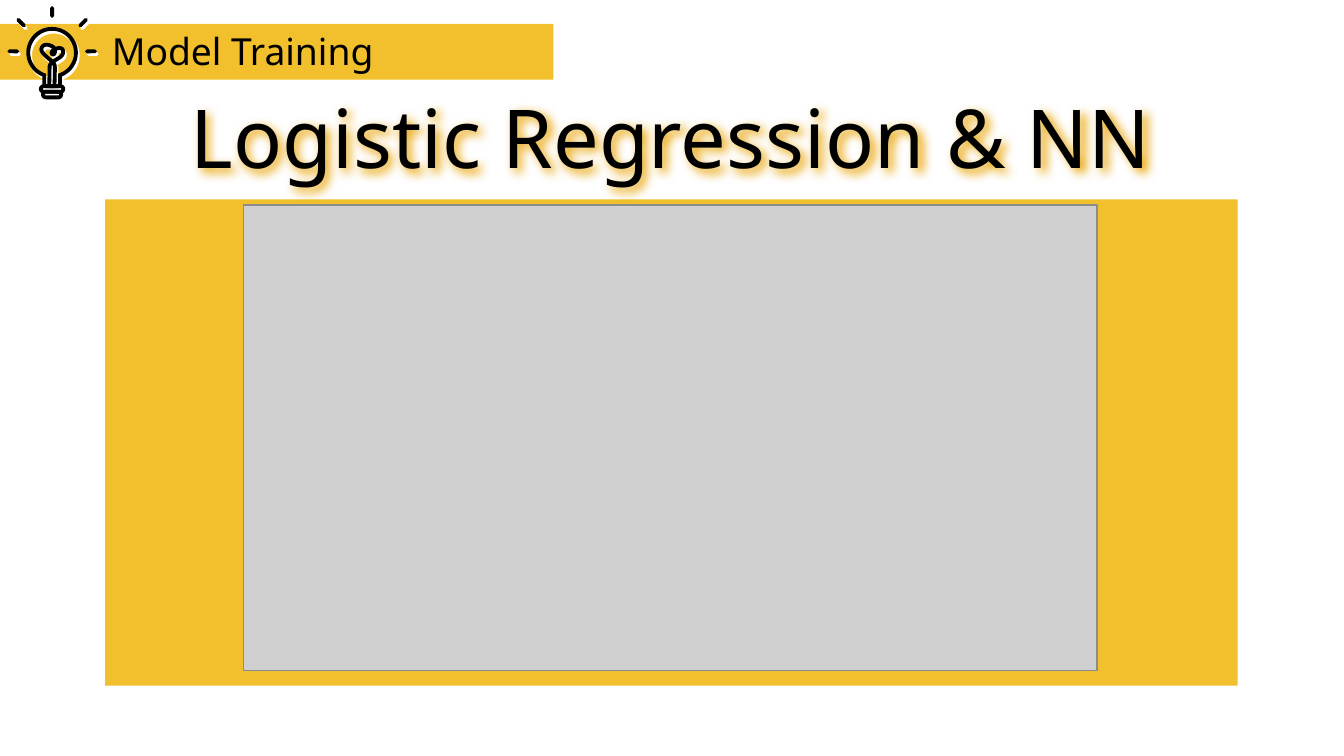
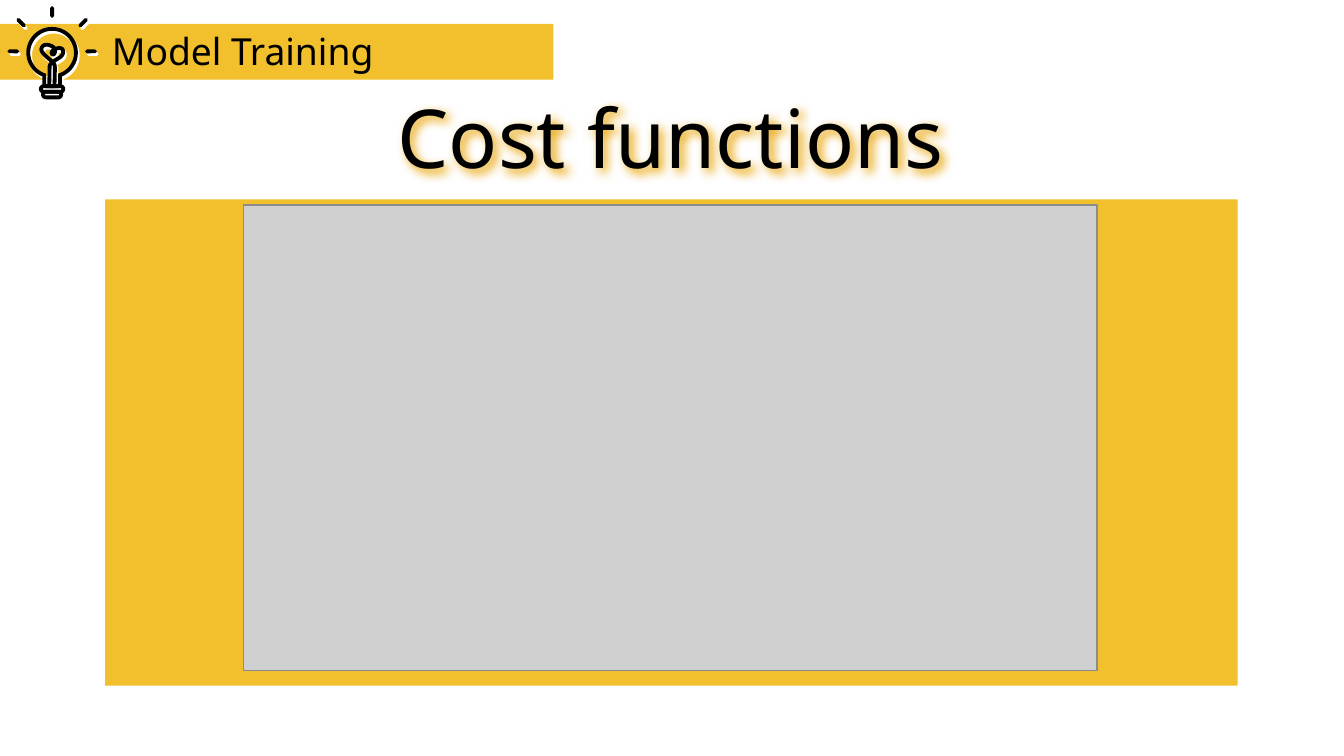
Before and after one commit to jteles277/Image_Classification_Problem, a slide deck: slide 5 of docs/powerpoint.odp. Drawn at 1344x756 pixels with LibreOffice and Linux fonts; fonts in the diff are those of the drawing; grey boxes stand for pictures. Boxes give left, top, right and bottom in pixels: in the first picture for what was removed or moved away, otherwise in the second. Text is boxed around its words. In the diff, an @@ line names an element or a change of style, - is before the commit and + after.

```diff
--- a/docs/powerpoint.odp
+++ b/docs/powerpoint.odp
@@ title at bbox=[398, 105, 943, 177]: text changed @@
-Logistic Regression & NN
+Cost functions
```
Also in this commit, not shown: 7 other slides changed, 4 slides added, 3 slides removed, 2 other files.
